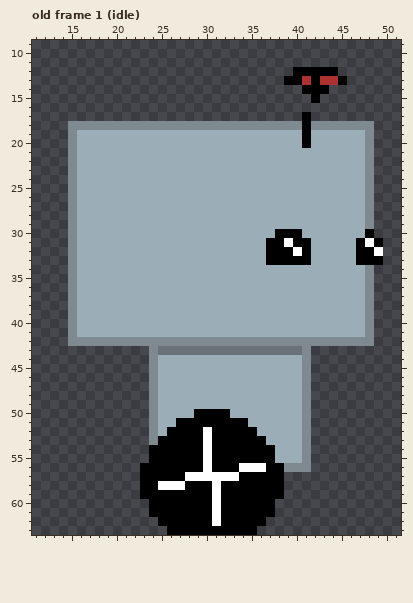
A pixel-art file gets an edit: assets/player_v2.aseprite. The picture above is the old version.
64x64 pixels, 23 frames. Shown: old frame 1 (idle): x 11..51, y 9..63. The commit also changed other frames, which this record leaves out.
Now the later version:
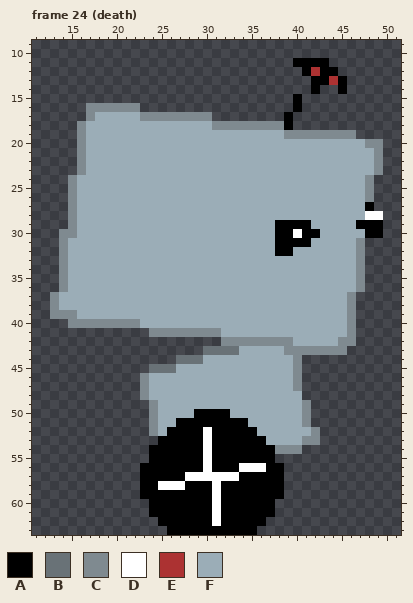
Palette (. is transparent): A #000000  B #697277  C #7f8a90  D #ffffff  E #ac3232  F #9badb7
A new or re-ordered frame is compared with the old frame closest to it.
The author wrote: Add player death and reload
Edits made:
frames 23 -> 36
--- frame 24 (death) is new; against old frame 1 (idle)
@@ x 11..51 @@
 10 .........................................
-11 .........................................
-12 .............................AAAAA.......
-13 ............................AAEAEEA......
-14 ..............................AAA........
-15 ...............................A.........
-16 .........................................
-17 ..............................A..........
-18 ....CCCCCCCCCCCCCCCCCCCCCCCCCCACCCCCCC...
-19 ....CFFFFFFFFFFFFFFFFFFFFFFFFFAFFFFFFC...
-20 ....CFFFFFFFFFFFFFFFFFFFFFFFFFAFFFFFFC...
-21 ....CFFFFFFFFFFFFFFFFFFFFFFFFFFFFFFFFC...
-22 ....CFFFFFFFFFFFFFFFFFFFFFFFFFFFFFFFFC...
-23 ....CFFFFFFFFFFFFFFFFFFFFFFFFFFFFFFFFC...
+11 .............................AAAA........
+12 ..............................AEAA.......
+13 ...............................AAEA......
+14 ...............................A..A......
+15 .............................A...........
+16 ......CCCCCC.................A...........
+17 ......CFFFFFCCCCCCCC........A............
+18 .....CFFFFFFFFFFFFFFCCCCCCCCA............
+19 .....CFFFFFFFFFFFFFFFFFFFFFFCCCCCCCC.....
+20 .....CFFFFFFFFFFFFFFFFFFFFFFFFFFFFFFFCC..
+21 .....CFFFFFFFFFFFFFFFFFFFFFFFFFFFFFFFFC..
+22 .....CFFFFFFFFFFFFFFFFFFFFFFFFFFFFFFFFC..
+23 .....CFFFFFFFFFFFFFFFFFFFFFFFFFFFFFFFFC..
 24 ....CFFFFFFFFFFFFFFFFFFFFFFFFFFFFFFFFC...
@@ x 11..51 @@
 26 ....CFFFFFFFFFFFFFFFFFFFFFFFFFFFFFFFFC...
-27 ....CFFFFFFFFFFFFFFFFFFFFFFFFFFFFFFFFC...
-28 ....CFFFFFFFFFFFFFFFFFFFFFFFFFFFFFFFFC...
-29 ....CFFFFFFFFFFFFFFFFFFFFFFFFFFFFFFFFC...
-30 ....CFFFFFFFFFFFFFFFFFFFFFFAAAFFFFFFFA...
-31 ....CFFFFFFFFFFFFFFFFFFFFFAADAAFFFFFADA..
-32 ....CFFFFFFFFFFFFFFFFFFFFFAAADAFFFFFAAD..
-33 ....CFFFFFFFFFFFFFFFFFFFFFAAAAAFFFFFAAA..
-34 ....CFFFFFFFFFFFFFFFFFFFFFFFFFFFFFFFFC...
-35 ....CFFFFFFFFFFFFFFFFFFFFFFFFFFFFFFFFC...
-36 ....CFFFFFFFFFFFFFFFFFFFFFFFFFFFFFFFFC...
-37 ....CFFFFFFFFFFFFFFFFFFFFFFFFFFFFFFFFC...
-38 ....CFFFFFFFFFFFFFFFFFFFFFFFFFFFFFFFFC...
-39 ....CFFFFFFFFFFFFFFFFFFFFFFFFFFFFFFFFC...
-40 ....CFFFFFFFFFFFFFFFFFFFFFFFFFFFFFFFFC...
-41 ....CFFFFFFFFFFFFFFFFFFFFFFFFFFFFFFFFC...
-42 ....CCCCCCCCCCCCCCCCCCCCCCCCCCCCCCCCCC...
-43 .............CBBBBBBBBBBBBBBBBC..........
-44 .............CFFFFFFFFFFFFFFFFC..........
-45 .............CFFFFFFFFFFFFFFFFC..........
-46 .............CFFFFFFFFFFFFFFFFC..........
-47 .............CFFFFFFFFFFFFFFFFC..........
-48 .............CFFFFFFFFFFFFFFFFC..........
+27 ....CFFFFFFFFFFFFFFFFFFFFFFFFFFFFFFFFA...
+28 ....CFFFFFFFFFFFFFFFFFFFFFFFFFFFFFFFFDD..
+29 ....CFFFFFFFFFFFFFFFFFFFFFFAAAAFFFFFAAA..
+30 ...CCFFFFFFFFFFFFFFFFFFFFFFAADAAFFFFFAA..
+31 ...CFFFFFFFFFFFFFFFFFFFFFFFAAAAFFFFFC....
+32 ...CFFFFFFFFFFFFFFFFFFFFFFFAAFFFFFFFC....
+33 ...CFFFFFFFFFFFFFFFFFFFFFFFFFFFFFFFFC....
+34 ...CFFFFFFFFFFFFFFFFFFFFFFFFFFFFFFFFC....
+35 ...CFFFFFFFFFFFFFFFFFFFFFFFFFFFFFFFFC....
+36 ...CFFFFFFFFFFFFFFFFFFFFFFFFFFFFFFFFC....
+37 ..CFFFFFFFFFFFFFFFFFFFFFFFFFFFFFFFFC.....
+38 ..CFFFFFFFFFFFFFFFFFFFFFFFFFFFFFFFFC.....
+39 ..CCCFFFFFFFFFFFFFFFFFFFFFFFFFFFFFFC.....
+40 ....CCCCCCCCFFFFFFFFFFFFFFFFFFFFFFFC.....
+41 .............CCCCCCCCFFFFFFFFFFFFFFC.....
+42 .....................CCCCCCCCFFFFFCC.....
+43 ...................BBBBFFFFFCCCCCCC......
+44 ................BBBFFFFFFFFFFC...........
+45 .............BBBFFFFFFFFFFFFFC...........
+46 ............CFFFFFFFFFFFFFFFFC...........
+47 ............CFFFFFFFFFFFFFFFFC...........
+48 ............CFFFFFFFFFFFFFFFFF...........
 49 .............CFFFFFFFFFFFFFFFFC..........
@@ x 22..44 @@
 51 ..CFFAAAAAAAAFFFFFFC...
-52 ..CFAAAADAAAAAFFFFFC...
-53 ..CAAAAADAAAAAAFFFFC...
-54 ..AAAAAADAAAAAAAFFFC...
-55 ..AAAAAADAAAAAAAFFFC...
-56 .AAAAAAADAAADDDAACCC...
+52 ..CFAAAADAAAAAFFFFFFC..
+53 ...AAAAADAAAAAAFFFFCC..
+54 ..AAAAAADAAAAAAACCC....
+55 ..AAAAAADAAAAAAA.......
+56 .AAAAAAADAAADDDAA......
 57 .AAAAADDDDDDAAAAA......
